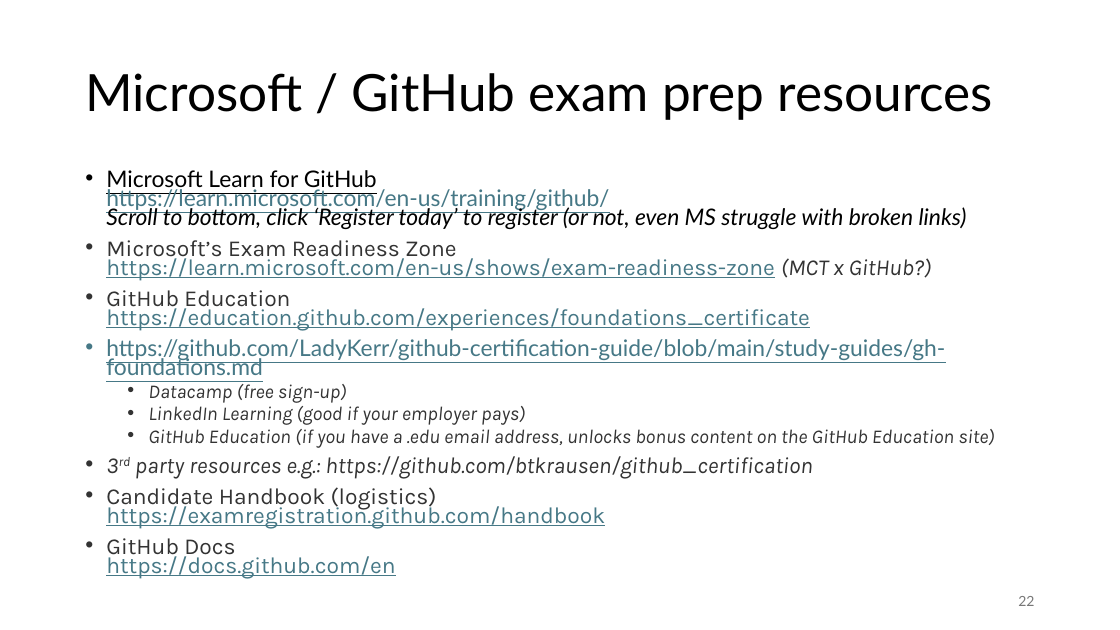
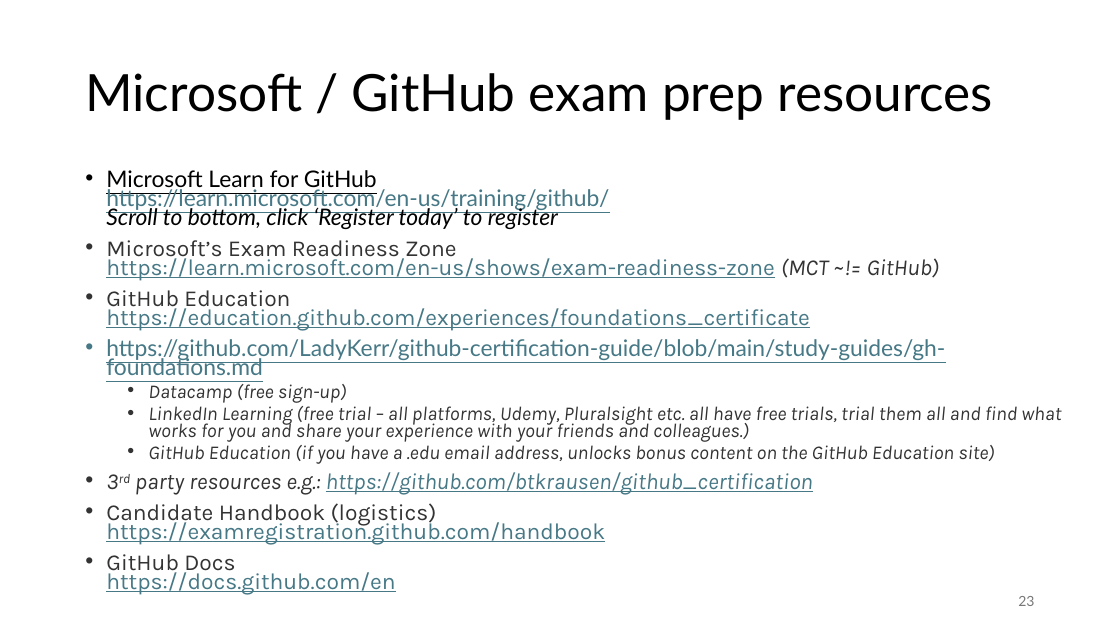
Before and after one commit to dan-pi/presentations, a slide deck: slide 23 of Dan’s Certification Journey - Part 1.pptx (slide 22 before the commit). Drawn at 1120x630 pixels with LibreOffice and Linux fonts; fonts in the diff are those of the drawing. Boxes give left, top, right and bottom in pixels: in the first picture for what was removed or moved away, otherwise in the second. Text is boxed around its words. In the diff, an @@ line names an element or a change of style, - is before the commit and + after.

```diff
--- a/Dan’s Certification Journey - Part 1.pptx
+++ b/Dan’s Certification Journey - Part 1.pptx
@@ text at (106,170,940,281): text changed @@
-• Microsoft Learn for GitHub
-  https://learn.microsoft.com/en-us/training/github/
-  Scroll to bottom, click ‘Register today’ to register (or not, even MS struggle with broken links)
-• Microsoft’s Exam Readiness Zone
-  https://learn.microsoft.com/en-us/shows/exam-readiness-zone (MCT x GitHub?)
+• Microsoft Learn for GitHub
+  https://learn.microsoft.com/en-us/training/github/
+  Scroll to bottom, click ‘Register today’ to register
+• Microsoft’s Exam Readiness Zone
+  https://learn.microsoft.com/en-us/shows/exam-readiness-zone (MCT ~!= GitHub)
@@ text at (148,406,1061,442): text changed @@
-  • LinkedIn Learning (good if your employer pays)
+  • LinkedIn Learning (free trial – all platforms, Udemy, Pluralsight etc. all have free trials, trial them all and find what works for you and share your experience with your friends and colleagues.)
@@ text at (135,472,813,495): text colour #333333 to #467886, underline on in "https://github.com/btkrausen/github_certification" @@
@@ page number at (1018,596,1034,606): text changed @@
-22
+23
```
Also in this commit, not shown: 2 other slides changed, 2 slides added.
